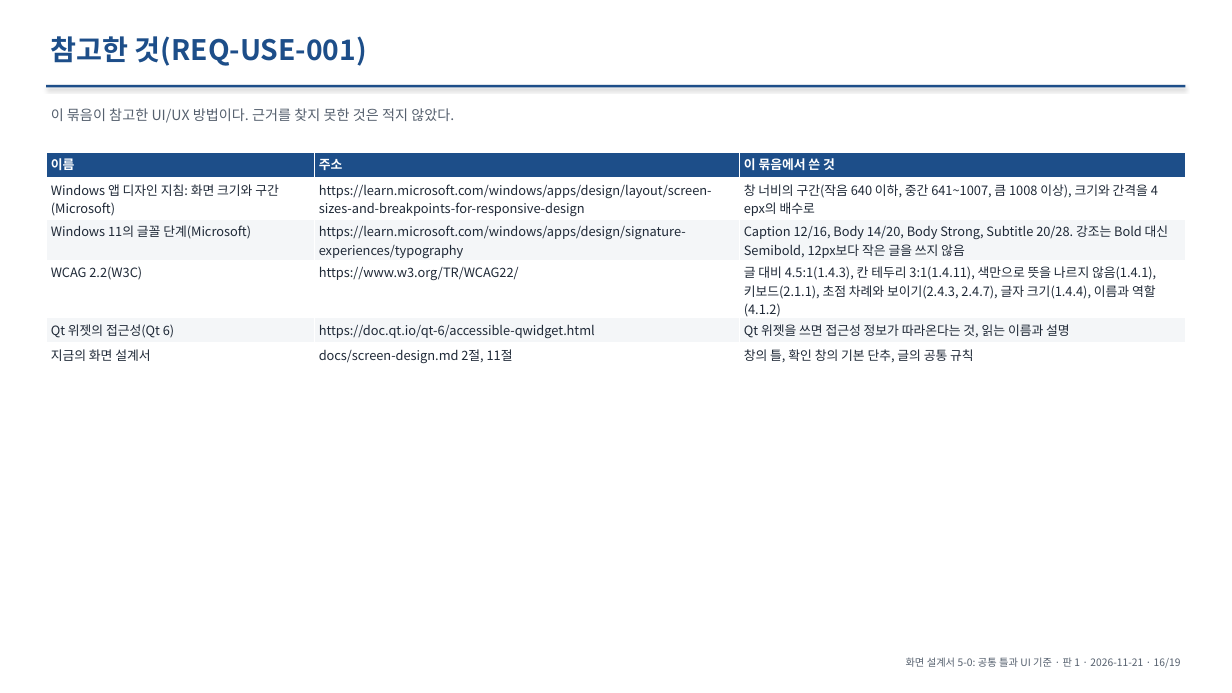
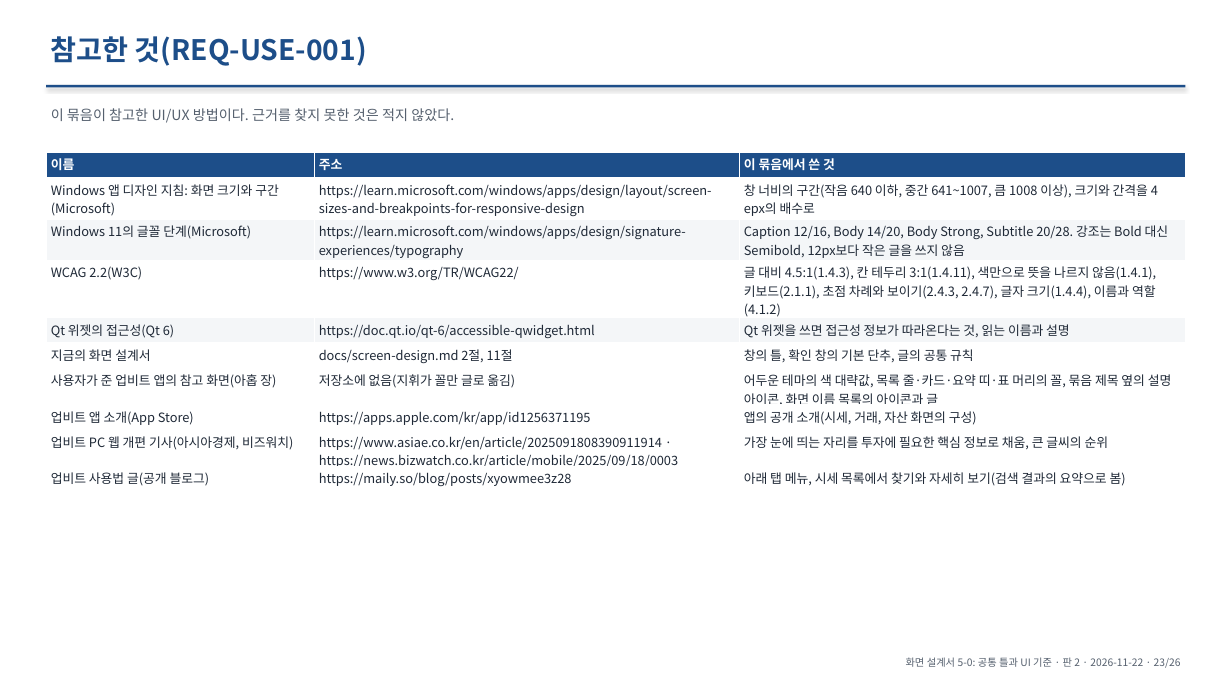
Before and after one commit to khy920723/coin-report-trader, a slide deck: slide 23 of docs/screen-design/02-ui-common.pptx (slide 16 before the commit). Drawn at 1232x693 pixels with LibreOffice and Linux fonts; fonts in the diff are those of the drawing. Boxes give left, top, right and bottom in pixels: in the first picture for what was removed or moved away, otherwise in the second. Text is boxed around its words. In the diff, an @@ line names an element or a change of style, - is before the commit and + after.

```diff
--- a/docs/screen-design/02-ui-common.pptx
+++ b/docs/screen-design/02-ui-common.pptx
@@ table at box(46, 152, 1186, 490) @@
+row 7: 사용자가 준 업비트 앱의 참고 화면(아홉 장) | 저장소에 없음(지휘가 꼴만 글로 옮김) | 어두운 테마의 색 대략값, 목록 줄·카드·요약 띠·표 머리의 꼴, 묶음 제목 옆의 설명 아이콘, 화면 이름 목록의 아이콘과 글
+row 8: 업비트 앱 소개(App Store) | https://apps.apple.com/kr/app/id1256371195 | 앱의 공개 소개(시세, 거래, 자산 화면의 구성)
+row 9: 업비트 PC 웹 개편 기사(아시아경제, 비즈워치) | https://www.asiae.co.kr/en/article/2025091808390911914 · https://news.bizwatch.co.kr/article/mobile/2025/09/18/0003 | 가장 눈에 띄는 자리를 투자에 필요한 핵심 정보로 채움, 큰 글씨의 순위
+row 10: 업비트 사용법 글(공개 블로그) | https://maily.so/blog/posts/xyowmee3z28 | 아래 탭 메뉴, 시세 목록에서 찾기와 자세히 보기(검색 결과의 요약으로 봄)
@@ text at box(906, 657, 1181, 668): text changed @@
-화면 설계서 5-0: 공통 틀과 UI 기준 · 판 1 · 2026-11-21 · 16/19
+화면 설계서 5-0: 공통 틀과 UI 기준 · 판 2 · 2026-11-22 · 23/26
```
Also in this commit, not shown: 18 other slides changed, 7 slides added, 5 other files.
